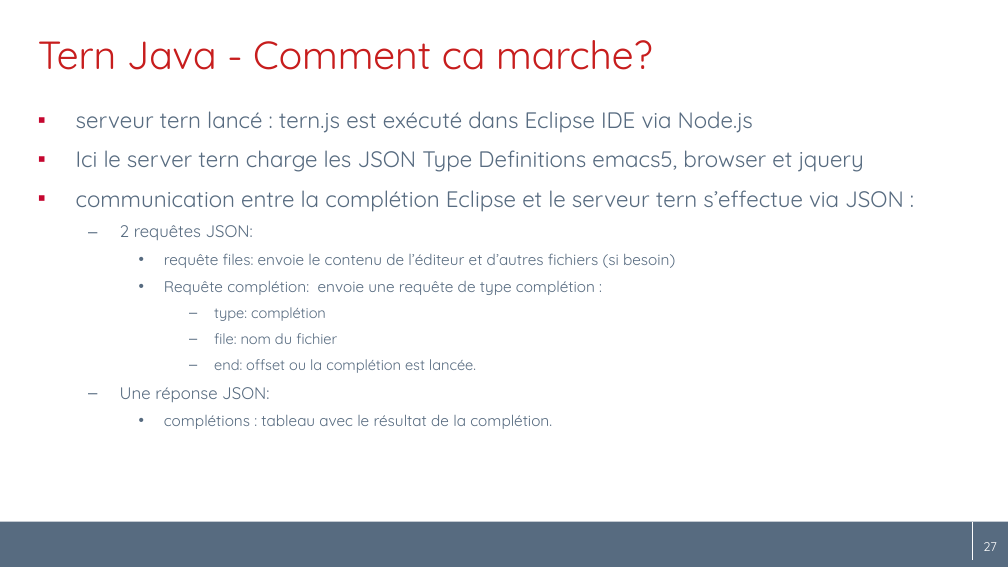
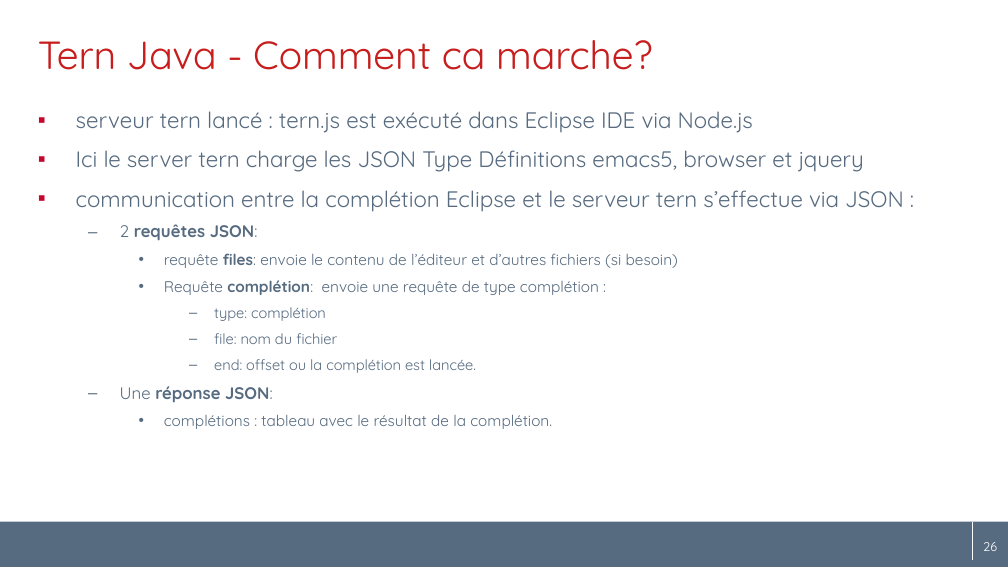
Before and after one commit to angelozerr/tern.java, a slide deck: slide 26 of docs/tern.java_fr.pptx (slide 27 before the commit). Drawn at 1008x567 pixels with LibreOffice and Linux fonts; fonts in the diff are those of the drawing; background and template pictures are left out. Boxes give left, top, right and bottom in pixels: in the first picture for what was removed or moved away, otherwise in the second. Text is boxed around its words. In the diff, an @@ line names an element or a change of style, - is before the commit and + after.

```diff
--- a/docs/tern.java_fr.pptx
+++ b/docs/tern.java_fr.pptx
@@ text at bbox=[76, 150, 864, 172]: text changed @@
-▪ Ici le server tern charge les JSON Type Definitions emacs5, browser et jquery
+▪ Ici le server tern charge les JSON Type Définitions emacs5, browser et jquery
@@ text at bbox=[120, 224, 678, 403]: bold on in "requêtes JSON:", "files:", "complétion:", "réponse JSON:" @@
@@ page number at bbox=[978, 542, 992, 551]: text changed @@
-27
+26
@@ page number at bbox=[983, 542, 997, 551]: text changed @@
-27
+26
```
Also in this commit, not shown: 21 other slides changed, 1 slide removed.
